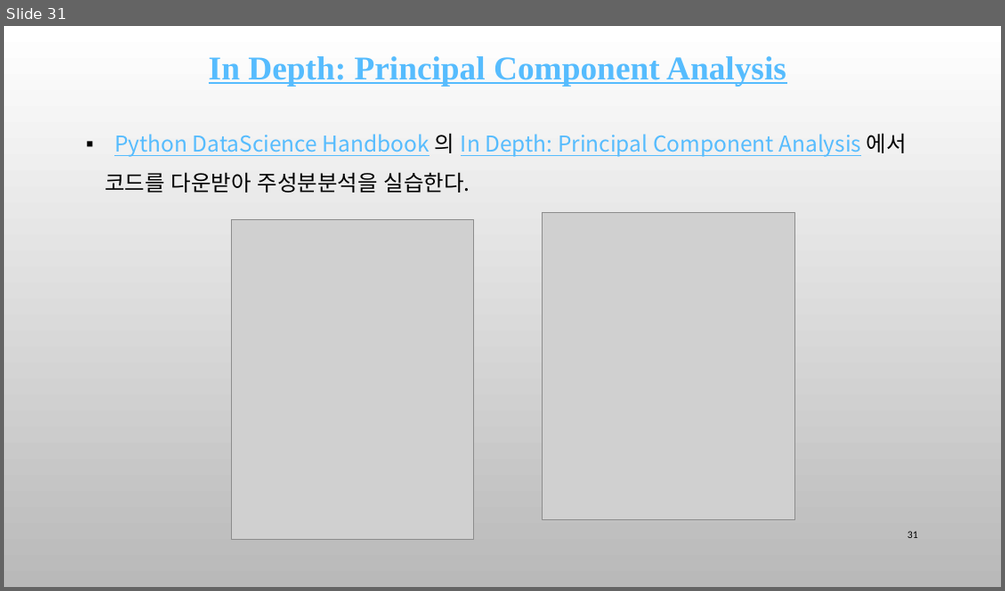
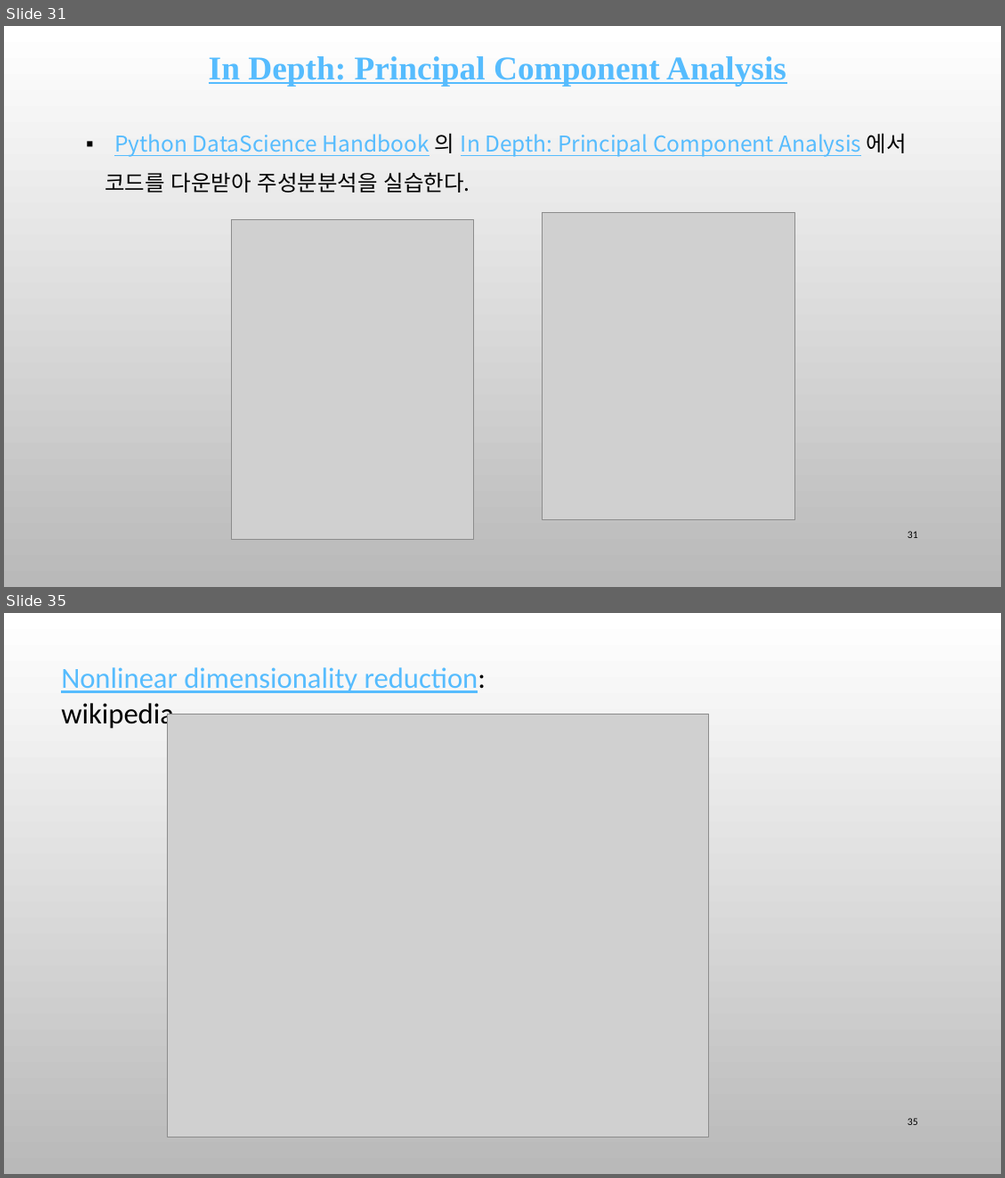
Before and after one commit to ancestor9/mathematics-for-machine-learning, a slide deck: w5_PCA_linear_transformation.pptx. Shown one above the other, each under a label of ours: slide 31 before the commit, slides 31 and 35 after it; the slides between them are not shown. The pictures are 1005x591 and 1005x1178 pixels, drawn with LibreOffice and Linux fonts; fonts in the diff are those of the drawing; grey boxes stand for pictures; background and template pictures are left out. Boxes give left, top, right and bottom in pixels: in the first picture for what was removed or moved away, otherwise in the second. Text is boxed around its words. In the diff, an @@ line names an element or a change of style, - is before the commit and + after.

```diff
--- a/w5_PCA_linear_transformation.pptx
+++ b/w5_PCA_linear_transformation.pptx
@@ slide 35 added at (x1=4, y1=613, x2=1001, y2=1174), background picture (left out) @@
@@ text added at (x1=61, y1=667, x2=485, y2=730), 28 pt, text #56BCFE, underline @@
+Nonlinear dimensionality reduction: wikipedia
@@ picture added at (x1=168, y1=714, x2=709, y2=1136) @@
@@ page number added at (x1=907, y1=1118, x2=918, y2=1125), 10 pt, text #000000 @@
+35
```
Also in this commit, not shown: 4 other slides added.
